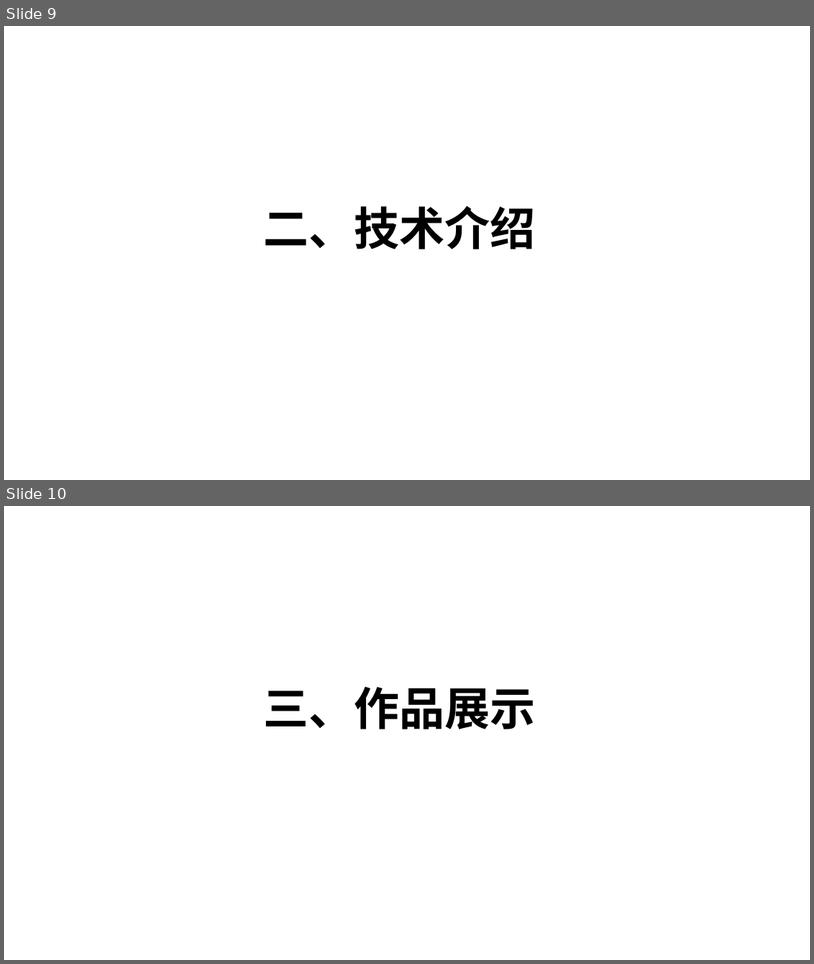
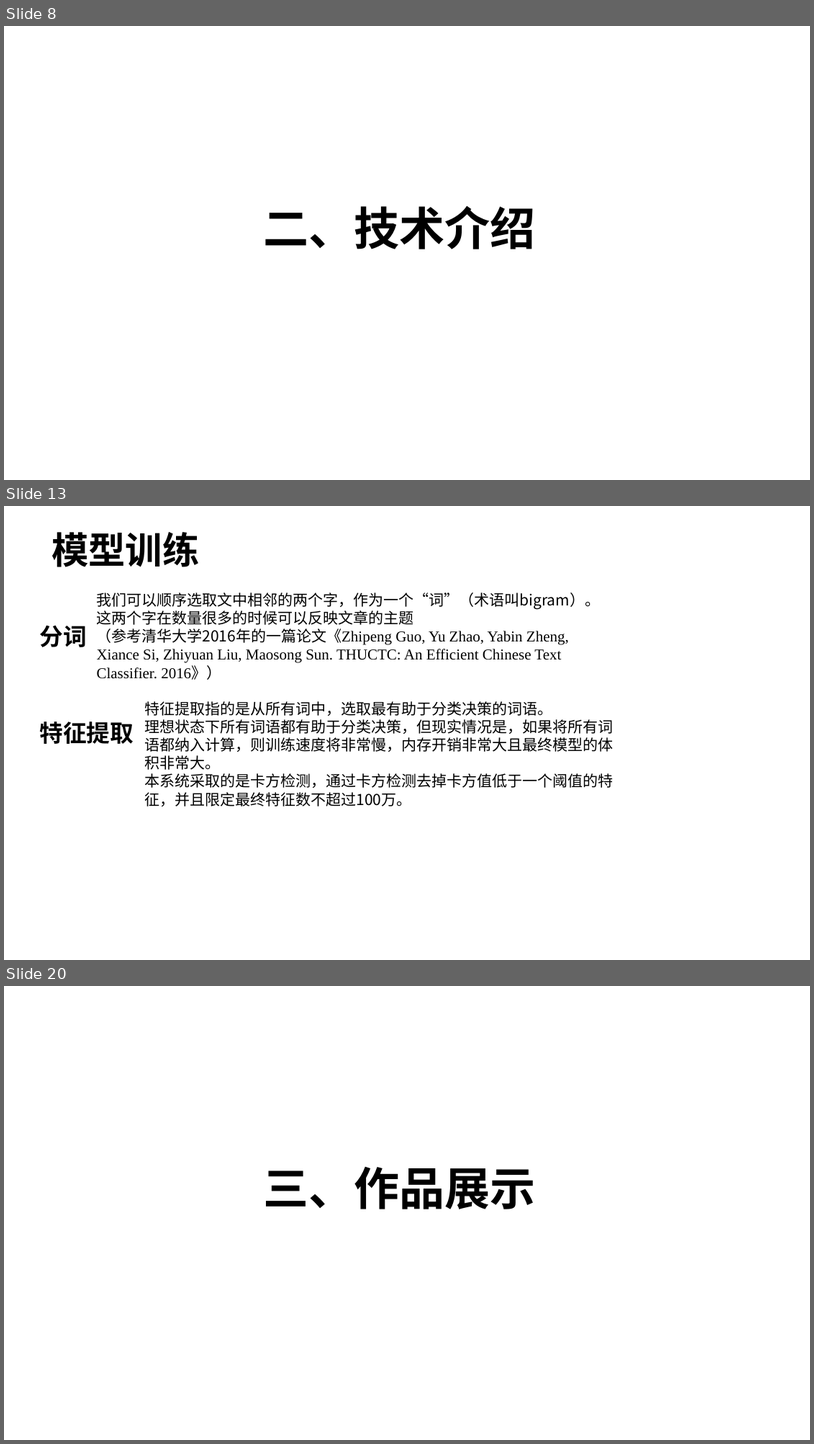
Before and after one commit to wanqqq29/2077CommentAnalyze, a slide deck: 材料/PPT/答辩v1.pptx. Shown one above the other, each under a label of ours: slides 9 and 10 before the commit, slides 8, 13 and 20 after it; the slides between them are not shown. The pictures are 814x964 and 814x1444 pixels, drawn with LibreOffice and Linux fonts; fonts in the diff are those of the drawing; background and template pictures are left out. Boxes give left, top, right and bottom in pixels: in the first picture for what was removed or moved away, otherwise in the second. Text is boxed around its words. In the diff, an @@ line names an element or a change of style, - is before the commit and + after.

```diff
--- a/材料/PPT/答辩v1.pptx
+++ b/材料/PPT/答辩v1.pptx
@@ slide 13 added at box(4, 506, 810, 960), background picture (left out) @@
@@ text added at box(52, 532, 199, 567), 44 pt, text #000000, bold @@
+模型训练
@@ text added at box(97, 592, 600, 680), 18 pt, text #000000 @@
+我们可以顺序选取文中相邻的两个字，作为一个“词”（术语叫bigram）。这两个字在数量很多的时候可以反映文章的主题
+（参考清华大学2016年的一篇论文《Zhipeng Guo, Yu Zhao, Yabin Zheng, Xiance Si, Zhiyuan Liu, Maosong Sun. THUCTC: An Efficient Chinese Text Classifier. 2016》）
@@ text added at box(40, 625, 87, 647), 28 pt, text #000000, bold @@
+分词
@@ text added at box(40, 721, 134, 744), 28 pt, text #000000, bold @@
+特征提取
@@ text added at box(145, 701, 614, 806), 18 pt, text #000000 @@
+特征提取指的是从所有词中，选取最有助于分类决策的词语。
+理想状态下所有词语都有助于分类决策，但现实情况是，如果将所有词语都纳入计算，则训练速度将非常慢，内存开销非常大且最终模型的体积非常大。
+本系统采取的是卡方检测，通过卡方检测去掉卡方值低于一个阈值的特征，并且限定最终特征数不超过100万。
@@ what was slide 9 is now slide 8 @@
@@ what was slide 10 is now slide 20 @@
```
Also in this commit, not shown: 5 slides changed, 16 other slides added, 3 slides removed, 3 other files.
